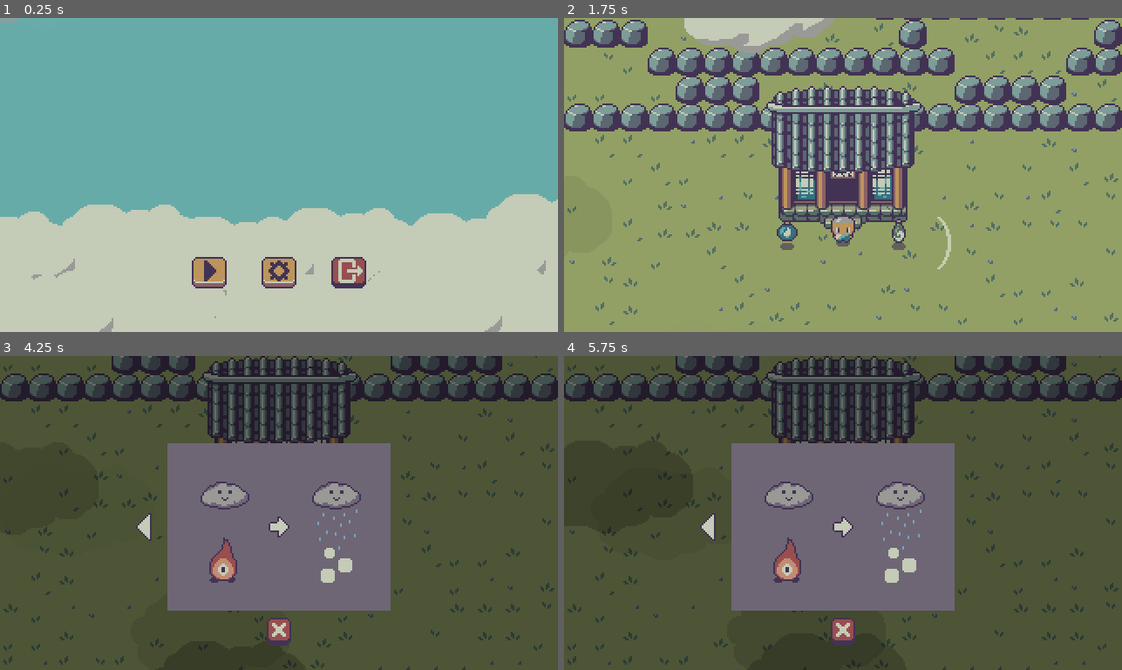
Above: before the commit, frames 1-4 (two rows, left to right).
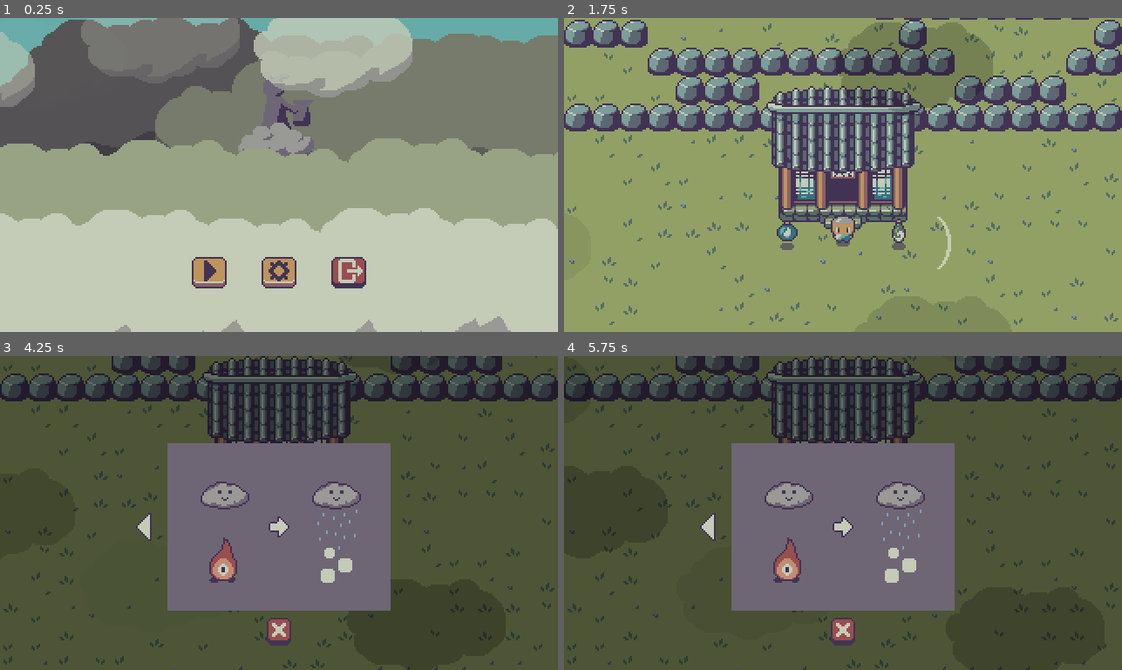
Above: after the commit, the same moments.

Repository: Boyquotes/cloud-keeper
Game: Godot game, scene res://Main.tscn
Two runs of this game, one before a commit and one after it. Both use one fixed random seed, a clock stepped at 60 frames per second and the inputs below.
Inputs (mouse positions are in pixels of both pictures, inside the frame that each line leads up to):
- Up to frame 1 (0.25 s): no input
- Up to frame 2 (1.75 s): click (776, 272) at 0.5 s; move the mouse to (965, 159) at 1.27 s; hold D (move_right) from 1.28 s (still down); tap Space (spawn_cloud) at 1.35 s
- Up to frame 3 (4.25 s): move the mouse to (167, 528) at 2.02 s; release D (move_right) at 2.03 s; hold S (move_down) 2.03-2.75 s; click (167, 528) at 2.1 s; click (412, 525) at 2.75 s; move the mouse to (334, 443) at 3.52 s; hold D (move_right) from 3.53 s (still down); tap Space (spawn_cloud) at 3.6 s
- Up to frame 4 (5.75 s): move the mouse to (815, 575) at 4.27 s; release D (move_right) at 4.28 s; hold W (move_up) 4.28-5.03 s; click (815, 575) at 4.35 s; move the mouse to (1010, 560) at 5.02 s; hold A (move_left) from 5.03 s (still down); tap Space (spawn_cloud) at 5.1 s

The runs differ from the first frame. In frame 1, 62% of the frame differs, in the area x 0-100%, y 0-100%; in frame 2, 6.4%; in frame 3, less than 0.1%; in frame 4, 2.0%.

Commit message:
Added goddess and more clouds to start screen

Diff:
--- /dev/null
+++ b/src/scenes/goddess/Goddess.tscn
@@ -0,0 +1,84 @@
+[gd_scene load_steps=10 format=2]
+
+[ext_resource path="res://scenes/goddess/goddess.png" type="Texture" id=1]
+[ext_resource path="res://scenes/goddess/particle_8.png" type="Texture" id=2]
+
+[sub_resource type="Gradient" id=2]
+colors = PoolColorArray( 0.603922, 0.603922, 0.592157, 1, 0.603922, 0.603922, 0.592157, 0 )
+
+[sub_resource type="GradientTexture" id=3]
+gradient = SubResource( 2 )
+
+[sub_resource type="Curve" id=4]
+_data = [ Vector2( 0, 1 ), 0.0, 0.0, 0, 0, Vector2( 0.997722, 0.668182 ), 0.0, 0.0, 0, 0 ]
+
+[sub_resource type="CurveTexture" id=5]
+curve = SubResource( 4 )
+
+[sub_resource type="ParticlesMaterial" id=1]
+lifetime_randomness = 0.2
+emission_shape = 2
+emission_box_extents = Vector3( 2, 3, 1 )
+flag_disable_z = true
+direction = Vector3( -1, 0, 0 )
+spread = 15.0
+gravity = Vector3( 0, -2, 0 )
+initial_velocity = 25.0
+orbit_velocity = 0.0
+orbit_velocity_random = 0.0
+scale_curve = SubResource( 5 )
+color_ramp = SubResource( 3 )
+
+[sub_resource type="Animation" id=7]
+length = 0.001
+tracks/0/type = "value"
+tracks/0/path = NodePath("..:position")
+tracks/0/interp = 1
+tracks/0/loop_wrap = true
+tracks/0/imported = false
+tracks/0/enabled = true
+tracks/0/keys = {
+"times": PoolRealArray( 0 ),
+"transitions": PoolRealArray( 1 ),
+"update": 0,
+"values": [ Vector2( 0, -2 ) ]
+}
+
+[sub_resource type="Animation" id=6]
+resource_name = "float"
+length = 1.6
+loop = true
+step = 0.4
+tracks/0/type = "value"
+tracks/0/path = NodePath("..:position")
+tracks/0/interp = 1
+tracks/0/loop_wrap = true
+tracks/0/imported = false
+tracks/0/enabled = true
+tracks/0/keys = {
+"times": PoolRealArray( 0, 0.4, 0.8, 1.2 ),
+"transitions": PoolRealArray( 1, 1, 1, 1 ),
+"update": 0,
+"values": [ Vector2( 0, 0 ), Vector2( 0, -2 ), Vector2( 0, 0 ), Vector2( 0, 2 ) ]
+}
+
+[node name="Goddess" type="Node2D"]
+
+[node name="Position2D" type="Position2D" parent="."]
+position = Vector2( 0, -2 )
+
+[node name="Particles2D" type="Particles2D" parent="Position2D"]
+position = Vector2( -14, -9 )
+amount = 12
+local_coords = false
+process_material = SubResource( 1 )
+texture = ExtResource( 2 )
+
+[node name="Sprite" type="Sprite" parent="Position2D"]
+position = Vector2( 0, -26 )
+texture = ExtResource( 1 )
+
+[node name="AnimationPlayer" type="AnimationPlayer" parent="Position2D/Sprite"]
+autoplay = "float"
+anims/RESET = SubResource( 7 )
+anims/float = SubResource( 6 )
--- a/src/scenes/world/World.tscn
+++ b/src/scenes/world/World.tscn
@@ -18,6 +18,8 @@
 [ext_resource path="res://ui/start/cloud.png" type="Texture" id=16]
 [ext_resource path="res://scenes/world/World.gd" type="Script" id=17]
 [ext_resource path="res://scenes/world/splash_particle_3.png" type="Texture" id=18]
+[ext_resource path="res://scenes/goddess/Goddess.tscn" type="PackedScene" id=19]
+[ext_resource path="res://scenes/world/start_screen.png" type="Texture" id=20]
 
 [sub_resource type="ConvexPolygonShape2D" id=10]
 points = PoolVector2Array( 16, 16, 0, 16, 0, 0, 16, 0 )
@@ -147,6 +149,18 @@
 frame_2/texture = ExtResource( 18 )
 frame_2/delay_sec = 0.0
 
+[sub_resource type="AtlasTexture" id=13]
+atlas = ExtResource( 20 )
+region = Rect2( 0, 0, 464, 128 )
+
+[sub_resource type="AtlasTexture" id=15]
+atlas = ExtResource( 20 )
+region = Rect2( 0, 256, 320, 112 )
+
+[sub_resource type="AtlasTexture" id=14]
+atlas = ExtResource( 20 )
+region = Rect2( 0, 128, 320, 128 )
+
 [sub_resource type="Gradient" id=2]
 offsets = PoolRealArray( 0.00645161, 0.490323, 1 )
 colors = PoolColorArray( 1, 1, 1, 0, 1, 1, 1, 1, 1, 1, 1, 0 )
@@ -156,7 +170,7 @@
 
 [sub_resource type="ParticlesMaterial" id=4]
 emission_shape = 2
-emission_box_extents = Vector3( 160, 60, 1 )
+emission_box_extents = Vector3( 160, 80, 1 )
 flag_disable_z = true
 spread = 15.0
 gravity = Vector3( 0, 0, 0 )
@@ -352,71 +366,37 @@
 [node name="CloudShadowParticles" parent="." instance=ExtResource( 14 )]
 position = Vector2( 73, 112 )
 
+[node name="CloudBorder" type="YSort" parent="."]
+position = Vector2( -16, -384 )
+
+[node name="Sprite" type="Sprite" parent="CloudBorder"]
+self_modulate = Color( 0.772549, 0.8, 0.721569, 1 )
+position = Vector2( 176, 216 )
+texture = SubResource( 13 )
+
+[node name="Sprite4" type="Sprite" parent="CloudBorder"]
+self_modulate = Color( 0.603922, 0.603922, 0.592157, 1 )
+position = Vector2( 248, 152 )
+texture = SubResource( 15 )
+
+[node name="Sprite3" type="Sprite" parent="CloudBorder"]
+self_modulate = Color( 0.435294, 0.403922, 0.462745, 1 )
+position = Vector2( 144, 144 )
+texture = SubResource( 14 )
+
+[node name="Sprite2" type="Sprite" parent="CloudBorder"]
+position = Vector2( 160, 256 )
+texture = SubResource( 13 )
+
+[node name="Goddess" parent="CloudBorder" instance=ExtResource( 19 )]
+position = Vector2( 176, 184 )
+
 [node name="CloudParticles" type="Particles2D" parent="."]
-position = Vector2( 72, -272 )
+position = Vector2( 72, -216 )
 lifetime = 16.0
 preprocess = 6.0
 visibility_rect = Rect2( -160, -100, 320, 180 )
 process_material = SubResource( 4 )
-texture = ExtResource( 16 )
-
-[node name="CloudBorder" type="YSort" parent="."]
-position = Vector2( -16, -328 )
-
-[node name="Cloud" type="Sprite" parent="CloudBorder"]
-position = Vector2( 100, 210 )
-texture = ExtResource( 16 )
-
-[node name="Cloud2" type="Sprite" parent="CloudBorder"]
-position = Vector2( 151, 186 )
-texture = ExtResource( 16 )
-
-[node name="Cloud3" type="Sprite" parent="CloudBorder"]
-position = Vector2( 284, 184 )
-texture = ExtResource( 16 )
-
-[node name="Cloud4" type="Sprite" parent="CloudBorder"]
-position = Vector2( 185, 216 )
-texture = ExtResource( 16 )
-
-[node name="Cloud5" type="Sprite" parent="CloudBorder"]
-position = Vector2( 89, 179 )
-texture = ExtResource( 16 )
-
-[node name="Cloud6" type="Sprite" parent="CloudBorder"]
-position = Vector2( 36, 217 )
-texture = ExtResource( 16 )
-
-[node name="Cloud7" type="Sprite" parent="CloudBorder"]
-position = Vector2( 14, 183 )
-texture = ExtResource( 16 )
-
-[node name="Cloud8" type="Sprite" parent="CloudBorder"]
-position = Vector2( 212, 181 )
-texture = ExtResource( 16 )
-
-[node name="Cloud9" type="Sprite" parent="CloudBorder"]
-position = Vector2( 259, 216 )
-texture = ExtResource( 16 )
-
-[node name="Cloud10" type="Sprite" parent="CloudBorder"]
-position = Vector2( 329, 215 )
-texture = ExtResource( 16 )
-
-[node name="Cloud11" type="Sprite" parent="CloudBorder"]
-position = Vector2( 127, 240 )
-texture = ExtResource( 16 )
-
-[node name="Cloud12" type="Sprite" parent="CloudBorder"]
-position = Vector2( 333, 173 )
-texture = ExtResource( 16 )
-
-[node name="Cloud13" type="Sprite" parent="CloudBorder"]
-position = Vector2( -39, 203 )
-texture = ExtResource( 16 )
-
-[node name="Cloud14" type="Sprite" parent="CloudBorder"]
-position = Vector2( 382, 195 )
 texture = ExtResource( 16 )
 
 [node name="StartMenu" parent="." instance=ExtResource( 15 )]
--- a/src/ui/hud/RainTimer.gd
+++ b/src/ui/hud/RainTimer.gd
@@ -3,7 +3,7 @@
 onready var texture_progress: TextureProgress = $TextureProgress
 onready var timer: Timer = $Timer
 
-export(float) var wait_time = 5.0
+export(float) var wait_time = 120.0
 
 func _ready() -> void:
 	EventBus.connect("game_start", self, "_on_game_start")
Binary file added: src/scenes/goddess/goddess.png
Not shown, added: src/scenes/goddess/goddess.png.import
Binary file added: src/scenes/goddess/particle_8.png
Not shown, added: src/scenes/goddess/particle_8.png.import
Not shown: 1 places in src/scenes/world/World.tscn that only renumber resources
Binary file added: src/scenes/world/start_screen.png
Not shown, added: src/scenes/world/start_screen.png.import
